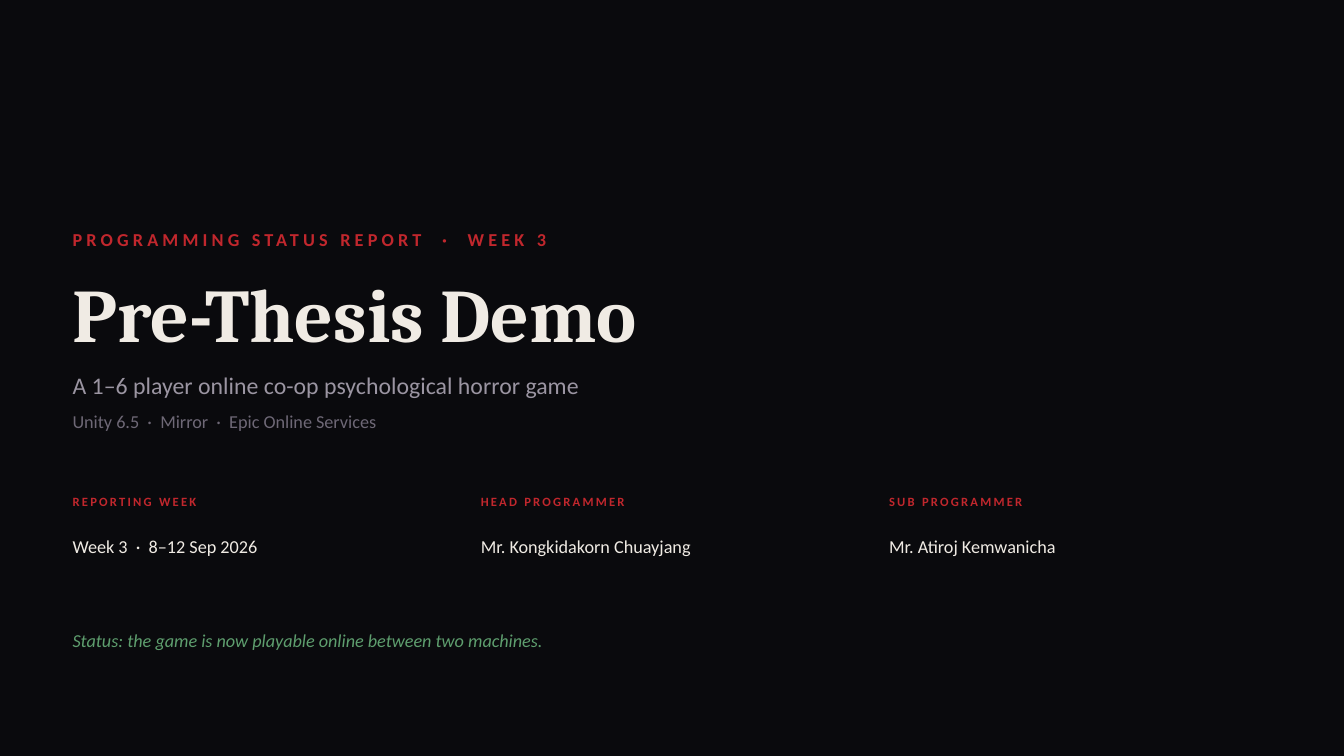
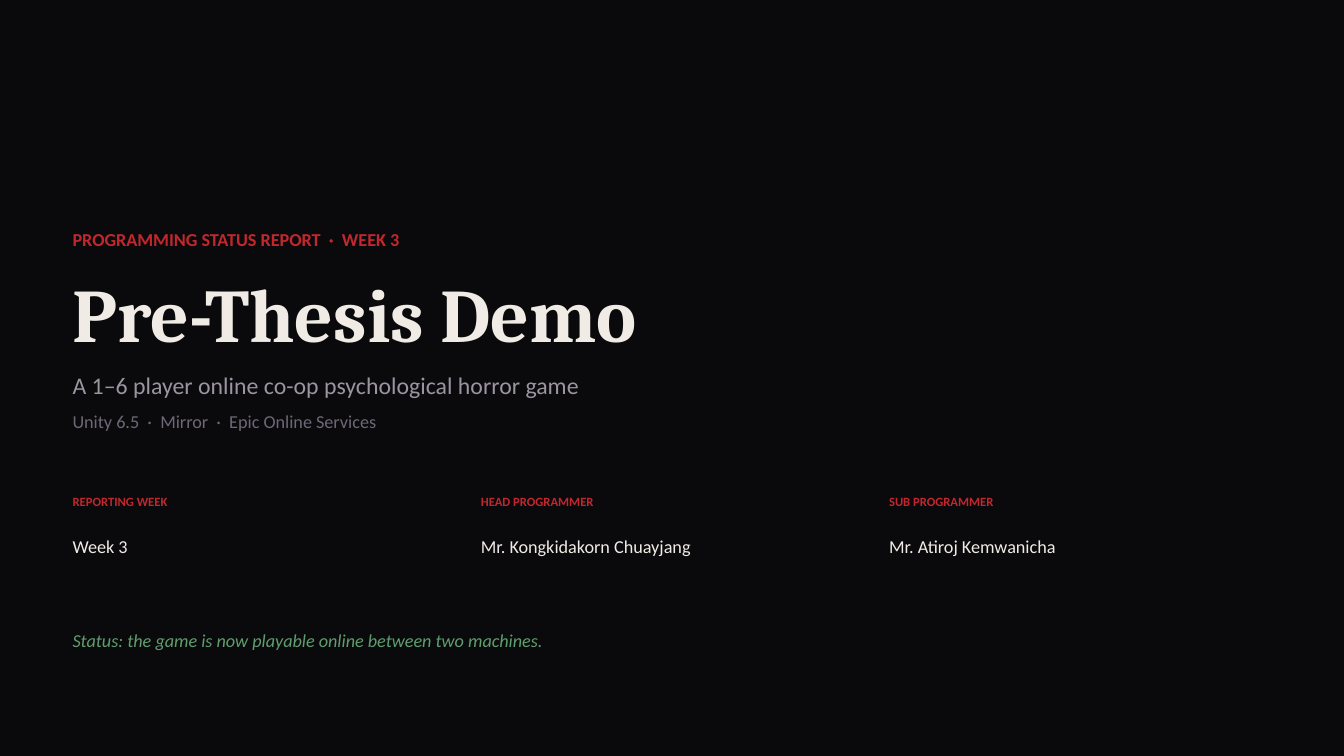
Before and after one commit to AtirojDev12/Pre-Thesis, a slide deck: slide 1 of Kong & Head Pro Grammer Presentation/Pre-Thesis_HeadProgrammer_Week3.pptx. Drawn at 1344x756 pixels with LibreOffice and Linux fonts; fonts in the diff are those of the drawing. Boxes give left, top, right and bottom in pixels: in the first picture for what was removed or moved away, otherwise in the second. Text is boxed around its words. In the diff, an @@ line names an element or a change of style, - is before the commit and + after.

Commit message:
Add and update Pre-Thesis presentation files
Add multiple PDF and PPTX presentation files to 'Kong & Head Pro Grammer Presentation' (Portfolio, HeadProgrammer Week3/Week4 PDFs and PPTX, MyWork Week3/Week4 PDFs and PPTX, MyWork_AllWeeks.pptx). Update existing Week3 PPTX files. Remove obsolete Week1 PPTX files (Pre-Thesis_HeadProgrammer_Week1.pptx and Pre-Thesis_MyWork_Mrk_Week1.pptx).

```diff
--- a/Kong & Head Pro Grammer Presentation/Pre-Thesis_HeadProgrammer_Week3.pptx
+++ b/Kong & Head Pro Grammer Presentation/Pre-Thesis_HeadProgrammer_Week3.pptx
@@ text "PROGRAMMING STATUS REPORT · WEEK ..." at (73,234,399,246): letter spacing 3 to 0 pt @@
@@ letter spacing 1.6 to 0 pt in 3 elements at (73,497,168,506), (481,497,593,506), (889,497,993,506) @@
@@ text at (73,540,127,553): text changed @@
-Week 3 · 8–12 Sep 2026
+Week 3
```
Also in this commit, not shown: 9 other slides changed, 12 other files.
